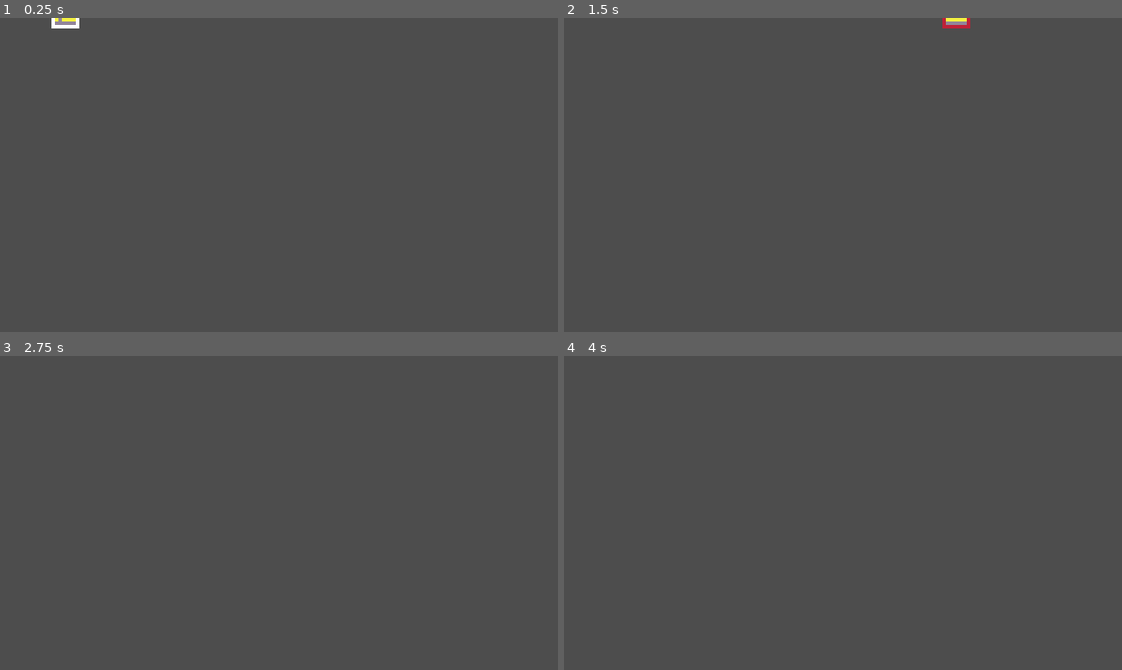
Above: before the commit, frames 1-4 (two rows, left to right).
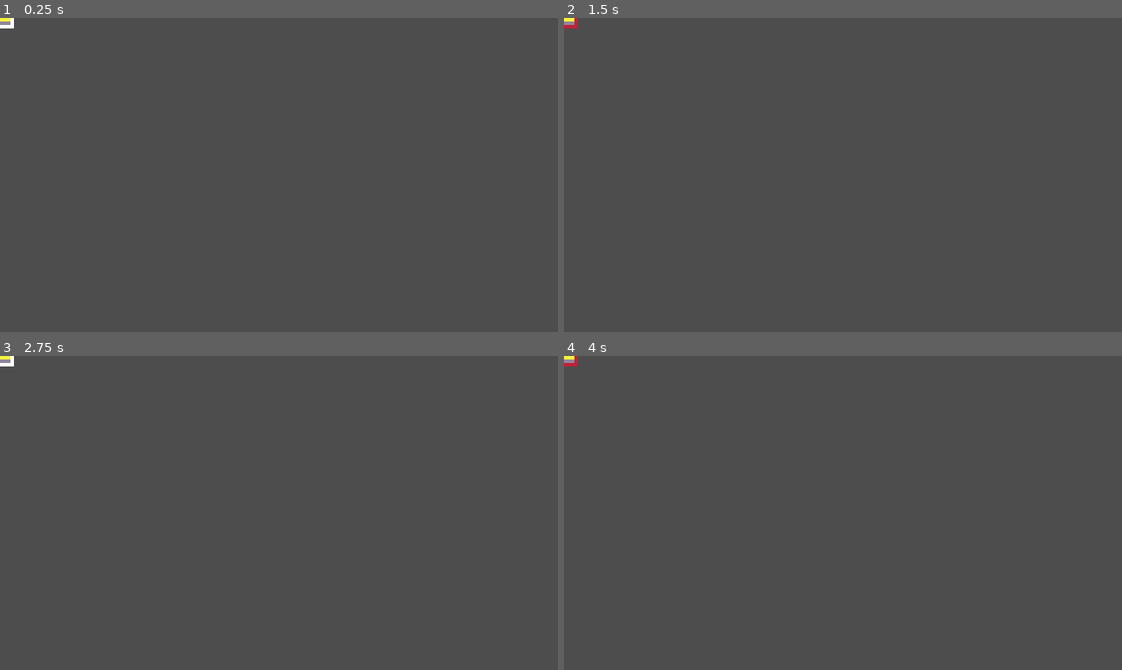
Above: after the commit, the same moments.

Repository: SrPatto/Punk-N-Duck
Game: Godot game, scene res://scenes/projectile.tscn
Two runs of this game, one before a commit and one after it. Both use one fixed random seed, a clock stepped at 60 frames per second and the inputs below. This scene is started directly instead of the project's main scene.
Inputs:
- Up to frame 1 (0.25 s): no input
- Up to frame 2 (1.5 s): hold Space (start_game) 0.53-1.28 s; hold W (jump_up) from 0.53 s (still down); tap Space (start_game) at 1.35 s
- Up to frame 3 (2.75 s): release W (jump_up) at 2.03 s; hold S (jump_down) from 2.03 s (still down); hold Space (start_game) from 2.03 s (still down)
- Up to frame 4 (4 s): tap Enter at 2.75 s; release S (jump_down) at 2.78 s; release Space (start_game) at 2.78 s; hold W (jump_up) from 2.78 s (still down); tap Space (start_game) at 2.85, 3.5 s; hold Space (start_game) from 3.53 s (still down)

The runs differ from the first frame. In frame 1, 0.2% of the frame differs, in the area x 0-15%, y 0-4%; in frame 2, 0.2%; in frame 3, less than 0.1%; in frame 4, less than 0.1%.
Error after the commit: Invalid operands 'float' and 'Nil' in operator '*'. (res://scripts/projectile.gd:11)

Commit message:
enemy_B protoype

Diff:
--- /dev/null
+++ b/scenes/enemy_b.tscn
@@ -0,0 +1,33 @@
+[gd_scene load_steps=4 format=3 uid="uid://de70wd77cod0x"]
+
+[ext_resource type="Script" uid="uid://bduipb4ug8lg" path="res://scripts/Enemies/Enemy_B/enemy_b.gd" id="1_6jsk0"]
+[ext_resource type="Texture2D" uid="uid://dwpt8roeal5bp" path="res://assets/prototype/icon.svg" id="1_f1kt5"]
+
+[sub_resource type="RectangleShape2D" id="RectangleShape2D_6jsk0"]
+size = Vector2(128, 128)
+
+[node name="Enemy_B" type="Area2D"]
+collision_layer = 4
+script = ExtResource("1_6jsk0")
+
+[node name="Sprite2D" type="Sprite2D" parent="."]
+texture = ExtResource("1_f1kt5")
+
+[node name="CollisionShape2D" type="CollisionShape2D" parent="."]
+shape = SubResource("RectangleShape2D_6jsk0")
+
+[node name="ThrowingPoint" type="Marker2D" parent="."]
+position = Vector2(0, 74)
+
+[node name="DropPoint_1" type="Marker2D" parent="."]
+position = Vector2(0, -64)
+
+[node name="DropPoint_2" type="Marker2D" parent="."]
+position = Vector2(0, 40)
+
+[node name="Timer_reload" type="Timer" parent="."]
+wait_time = 2.0
+autostart = true
+
+[connection signal="body_entered" from="." to="." method="_on_body_entered"]
+[connection signal="timeout" from="Timer_reload" to="." method="_on_timer_reload_timeout"]
--- /dev/null
+++ b/scenes/modules/module_6.tscn
@@ -0,0 +1,39 @@
+[gd_scene load_steps=5 format=3 uid="uid://bp0fuf43pwquo"]
+
+[ext_resource type="Script" uid="uid://boeiaynsj1klf" path="res://scripts/module.gd" id="1_cym6c"]
+[ext_resource type="PackedScene" uid="uid://gqn812ljmf58" path="res://scenes/platform.tscn" id="2_0v5lr"]
+[ext_resource type="PackedScene" uid="uid://de70wd77cod0x" path="res://scenes/enemy_b.tscn" id="3_0v5lr"]
+
+[sub_resource type="RectangleShape2D" id="RectangleShape2D_ntv5y"]
+
+[node name="Module2" type="Node2D"]
+script = ExtResource("1_cym6c")
+
+[node name="Platform" parent="." instance=ExtResource("2_0v5lr")]
+position = Vector2(0, 40)
+sprite_platformType = "shelve"
+
+[node name="Platform2" parent="." instance=ExtResource("2_0v5lr")]
+position = Vector2(0, -64)
+sprite_platformType = "boxes"
+
+[node name="Enemy_B" parent="." instance=ExtResource("3_0v5lr")]
+position = Vector2(0, -129)
+
+[node name="PlatformFlag" type="Area2D" parent="."]
+modulate = Color(0, 1, 0, 1)
+position = Vector2(-254, 32)
+collision_layer = 512
+collision_mask = 0
+
+[node name="CollisionShape2D" type="CollisionShape2D" parent="PlatformFlag"]
+shape = SubResource("RectangleShape2D_ntv5y")
+
+[node name="PlatformFlag1" type="Area2D" parent="."]
+modulate = Color(0, 1, 0, 1)
+position = Vector2(-254, -64)
+collision_layer = 512
+collision_mask = 0
+
+[node name="CollisionShape2D" type="CollisionShape2D" parent="PlatformFlag1"]
+shape = SubResource("RectangleShape2D_ntv5y")
--- a/scripts/Enemies/Enemy_A/enemy_a.gd
+++ b/scripts/Enemies/Enemy_A/enemy_a.gd
@@ -87,6 +87,7 @@
 func throw():
 	var projectile = PROJECTILE_SCENE.instantiate()
 	projectile.global_position = shooting_point.global_position
+	projectile.direction = 1
 	get_parent().add_child(projectile)
 
 func _on_body_entered(body: Node2D) -> void:
--- /dev/null
+++ b/scripts/Enemies/Enemy_B/enemy_b.gd
@@ -0,0 +1,37 @@
+extends Area2D
+
+const PROJECTILE_SCENE = preload("res://scenes/projectile.tscn")
+
+@onready var drop_point_1: Marker2D = $DropPoint_1
+@onready var drop_point_2: Marker2D = $DropPoint_2
+@onready var throwing_point: Marker2D = $ThrowingPoint
+@onready var timer_reload: Timer = $Timer_reload
+
+var drop_points: Array[Marker2D] = [drop_point_1, drop_point_2]
+var drop_point
+var drop_point_Position
+
+func _ready() -> void:
+	drop_point = drop_points.pick_random()
+
+func _process(delta: float) -> void:
+	if drop_point != null:
+		drop_point_Position = drop_point.global.position
+
+func throw():
+	var projectile = PROJECTILE_SCENE.instantiate()
+	projectile.global_position = throwing_point.global_position
+	projectile.direction = 0
+	get_parent().add_child(projectile)
+	var tween = create_tween()
+	tween.tween_property(projectile, "position", drop_point_Position, 2)
+	tween.tween_callback(func (): queue_free())
+
+
+func _on_timer_reload_timeout() -> void:
+	throw()
+
+func _on_body_entered(body: Node2D) -> void:
+	$CollisionShape2D.disabled = true
+	if body == Global.player:
+		body.call_deferred("death")
--- a/scripts/projectile.gd
+++ b/scripts/projectile.gd
@@ -4,8 +4,11 @@
 
 @export var speed = 300
 
+var direction
+
 func _process(delta: float) -> void:
-	position.x += delta * speed
+	if direction != 0:
+		position.x += delta * speed * direction
 
 func _on_body_entered(body):
 	if body == Global.player:
Not shown, added: scripts/Enemies/Enemy_B/enemy_b.gd.uid
